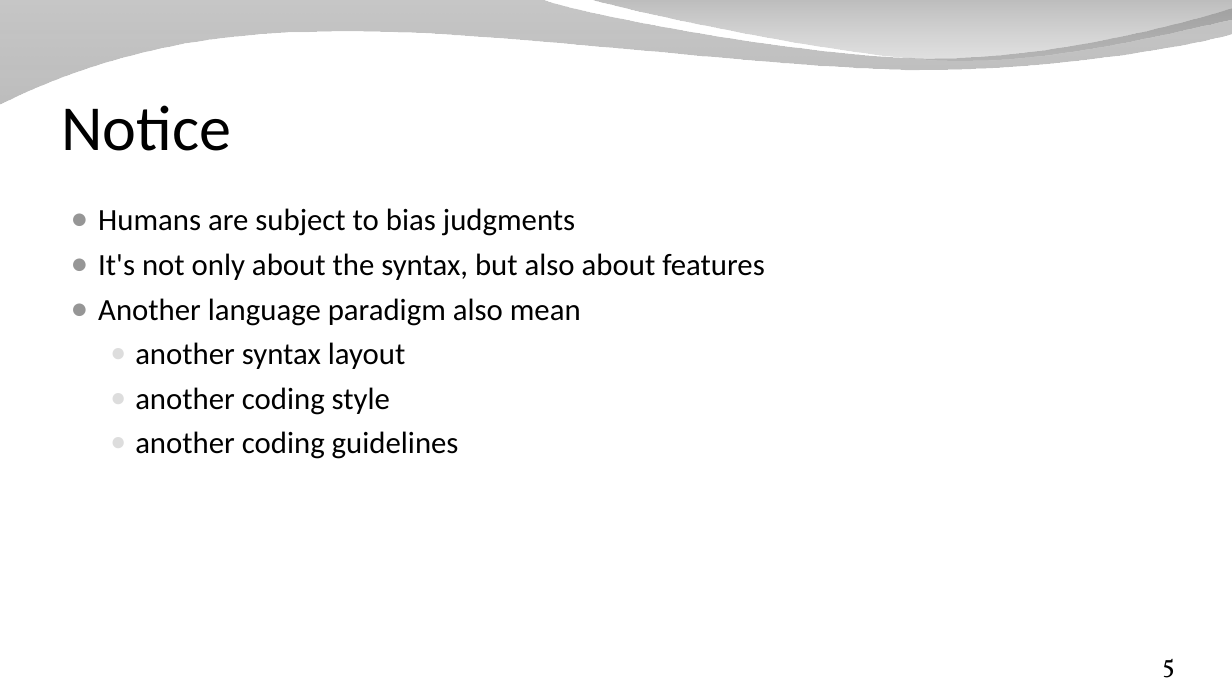
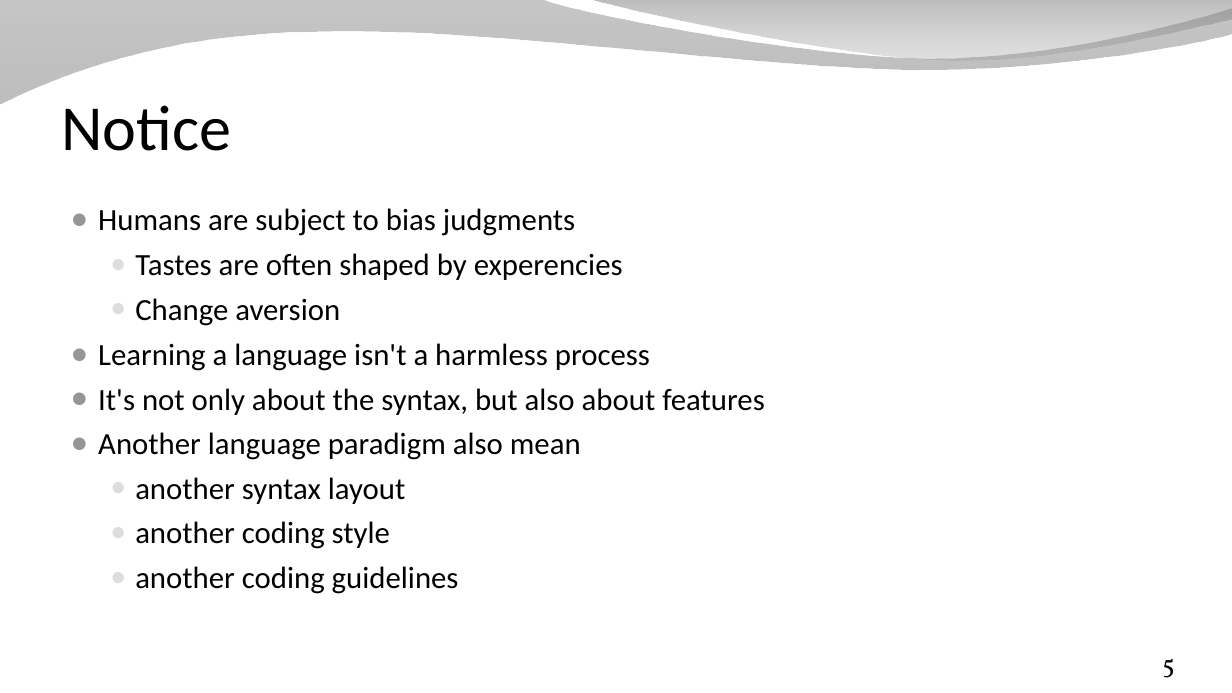
Before and after one commit to SpinalHDL/SpinalDoc, a slide deck: slide 5 of presentation/en/workshop/taste.odp. Drawn at 1232x693 pixels with LibreOffice and Linux fonts; fonts in the diff are those of the drawing; background and template pictures are left out. Boxes give left, top, right and bottom in pixels: in the first picture for what was removed or moved away, otherwise in the second. Text is boxed around its words. In the diff, an @@ line names an element or a change of style, - is before the commit and + after.

```diff
--- a/presentation/en/workshop/taste.odp
+++ b/presentation/en/workshop/taste.odp
@@ text at [98, 253, 650, 371]: paragraphs added @@
+  ● Tastes are often shaped by experencies
+  ● Change aversion
+● Learning a language isn't a harmless process
```
Also in this commit, not shown: 2 other slides changed, 4 other files.
